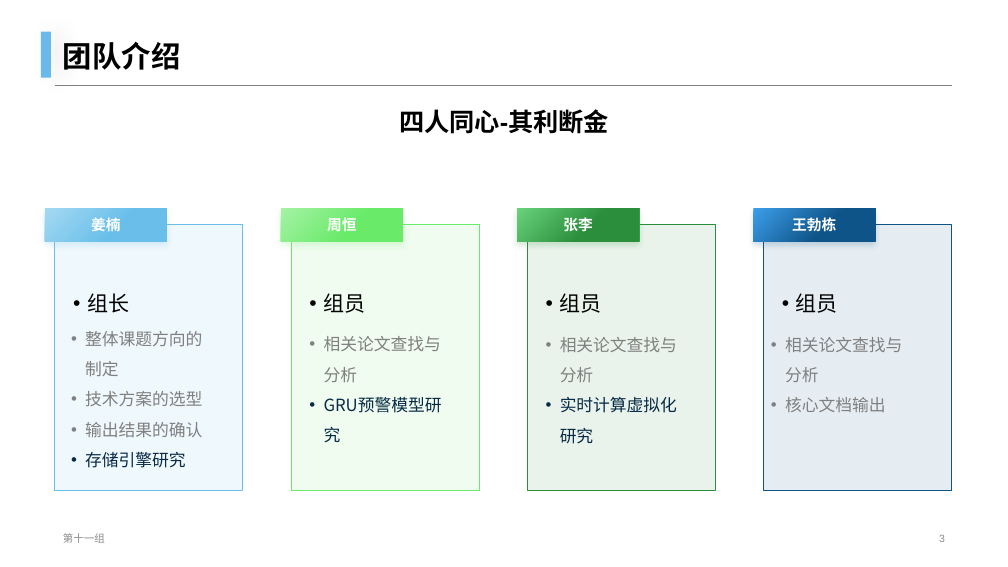
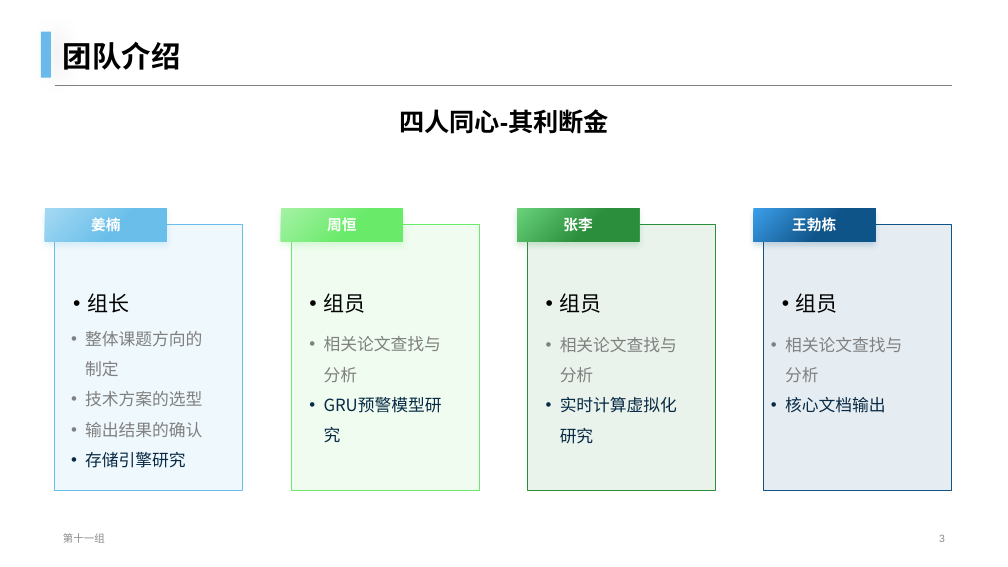
Before and after one commit to mongo-lab/cloud-research, a slide deck: slide 3 of 项目周汇报-11组-第二次.pptx. Drawn at 1008x567 pixels with LibreOffice and Linux fonts; fonts in the diff are those of the drawing; background and template pictures are left out. Boxes give left, top, right and bottom in pixels: in the first picture for what was removed or moved away, otherwise in the second. Text is boxed around its words. In the diff, an @@ line names an element or a change of style, - is before the commit and + after.

```diff
--- a/项目周汇报-11组-第二次.pptx
+++ b/项目周汇报-11组-第二次.pptx
@@ text at (x1=785, y1=397, x2=885, y2=413): text colour #808080 to #082A44 in "核心文档输出" @@
```
Also in this commit, not shown: 2 other slides changed.
